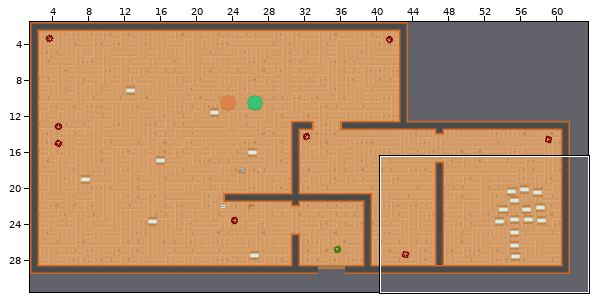
An edit to a level. Tiled map, Jump'n'Run/Resources/Tile/topdown2.tmx. The first picture is a wide view before the edit; the outline marks the close-up.
Close-up. As it was:
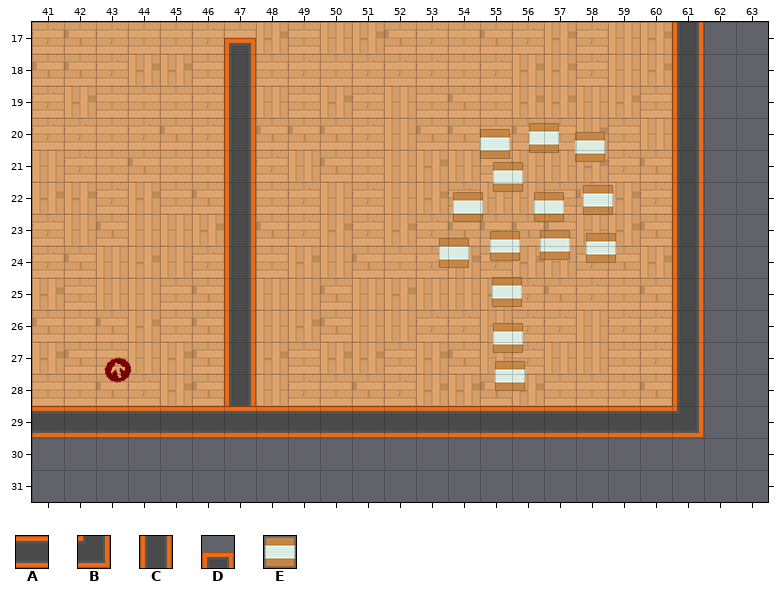
Cells are 32x32 px. Shown: x 41..63, y 17..31. The commit also changed other parts of the map, which this record leaves out.
Key: from "topdown": A 110, B 136, C 137, D 250, E 537.
_ is an empty cell.
Objects are placed by their top-left corner, in cells (3,4 is the top-left corner of cell 3,4); size is 1x1 cell unless given.
Layers that did not change in this view are not listed.
Layer "walls" before, first column x 41:
17 ______D_____________C__
18 ______C_____________C__
19 ______C_____________C__
20 ______C_____________C__
21 ______C_____________C__
22 ______C_____________C__
23 ______C_____________C__
24 ______C_____________C__
25 ______C_____________C__
26 ______C_____________C__
27 ______C_____________C__
28 ______C_____________C__
29 AAAAAAAAAAAAAAAAAAAAB__
30 _______________________
31 _______________________
Objects on layer "testobjects" before:
E at 56.5,20.1
E at 55,20.3
E at 57.9,20.4
E at 55.4,21.3
E at 58.2,22.1
E at 56.7,22.3
E at 54.1,22.3
E at 56.8,23.5
E at 55.3,23.5
E at 58.3,23.6
E at 53.7,23.7
E at 55.3,24.9
E at 55.4,26.4
E at 55.4,27.6
The result:
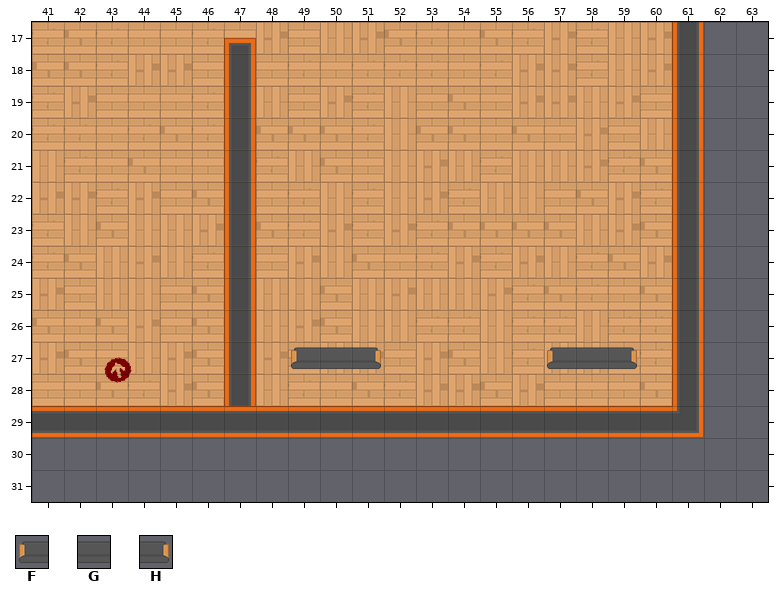
Further tiles: from "topdown": F 500, G 501, H 502.
Changes in this commit:
Changed rows in their new state; . is an unchanged cell.
Layer "walls":
first column x 49:
27 FGH.....FGH
Layer "testobjects" (removed):
removed: E at 56.5,20.1
removed: E at 55,20.3
removed: E at 57.9,20.4
removed: E at 55.4,21.3
removed: E at 58.2,22.1
removed: E at 56.7,22.3
removed: E at 54.1,22.3
removed: E at 56.8,23.5
removed: E at 55.3,23.5
removed: E at 58.3,23.6
removed: E at 53.7,23.7
removed: E at 55.3,24.9
removed: E at 55.4,26.4
removed: E at 55.4,27.6
